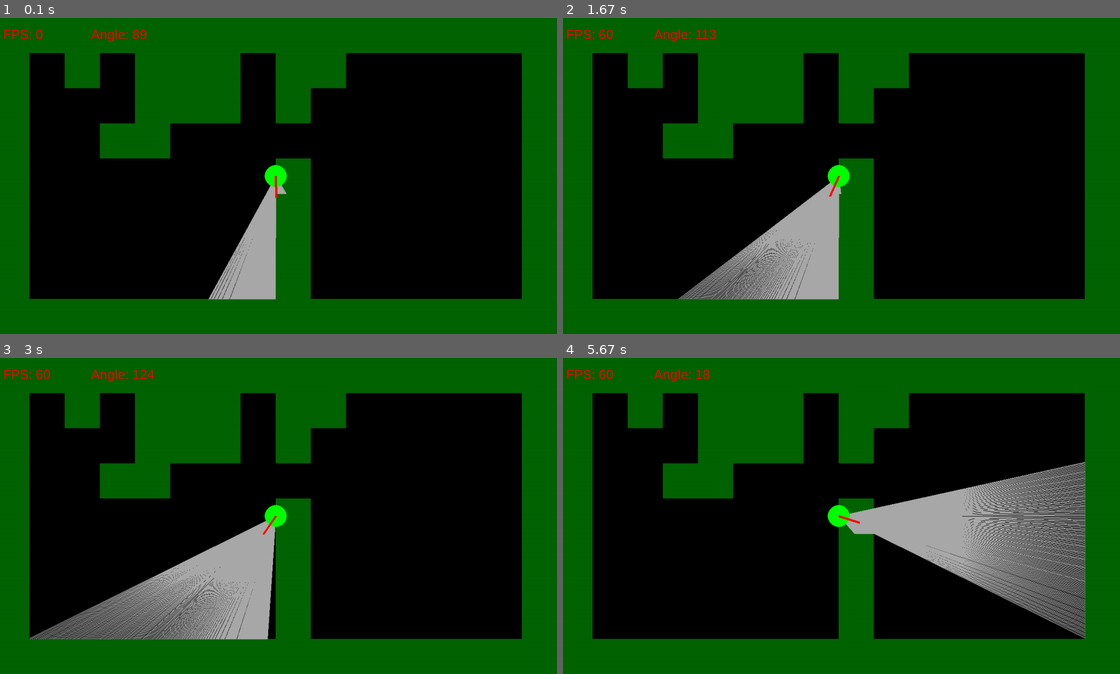
Above: before the commit, frames 1-4 (two rows, left to right).
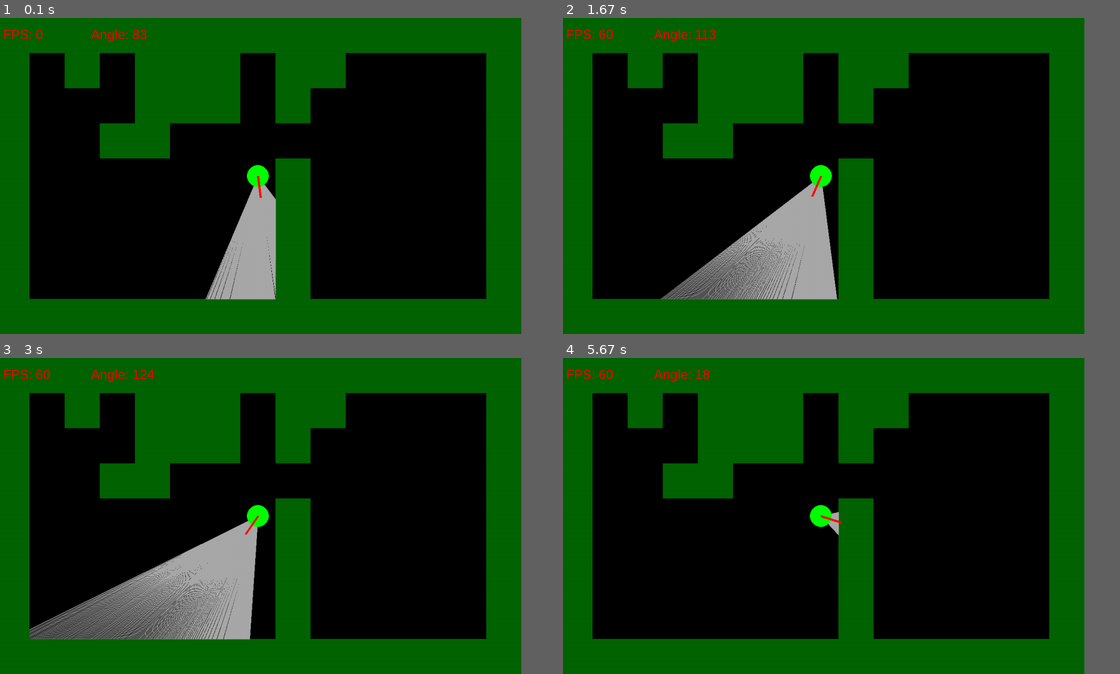
Above: after the commit, the same moments.

Repository: TecHeReTiC3141/pygameRaycasting
Game: pygame game, started from scripts/main.py
Same seed, same stepped clock (60 frames per second), same inputs: the game is played once before the commit and once after it.
Inputs (mouse positions are in pixels of both pictures, inside the frame that each line leads up to):
- Up to frame 1 (0.1 s): no input
- Up to frame 2 (1.67 s): hold Right 0.33-0.8 s; move the mouse to (802, 188) at 0.37 s; hold Right 0.83-1.3 s; move the mouse to (657, 248) at 0.87 s; hold Left from 1.33 s (still down); move the mouse to (858, 242) at 1.37 s
- Up to frame 3 (3 s): release Left at 1.87 s; hold Left 1.9-2.37 s; move the mouse to (89, 455) at 1.93 s; hold Right from 2.4 s (still down); move the mouse to (428, 408) at 2.43 s
- Up to frame 4 (5.67 s): release Right at 3.03 s; hold Left 3.07-3.53 s; move the mouse to (674, 566) at 3.1 s; hold Right 3.57-4.03 s; move the mouse to (730, 629) at 3.6 s; hold Right 4.07-4.53 s; move the mouse to (752, 465) at 4.1 s; hold Left 4.57-5.1 s; move the mouse to (691, 433) at 4.6 s; hold Left 5.13-5.6 s; move the mouse to (635, 626) at 5.17 s; hold Right from 5.63 s (still down)
In our replay, the window is 900x506 before the commit and 843x506 after it. These sizes can differ from the game's own. Grey fills any space a smaller window leaves; there, only what the larger window draws over its background counts as a difference.

The runs differ from the first frame. In frame 1, 6.5% of the frame differs, in the area x 16-94%, y 3-90%; in frame 2, 8.7%; in frame 3, 10%; in frame 4, 15%, in the area x 16-94%, y 3-89%.

Commit message:
Multiple textures for walls have been implemented.

Diff:
--- a/scripts/Drawing.py
+++ b/scripts/Drawing.py
@@ -1,5 +1,6 @@
 from GameObjects import *
 
+# TODO implement dynamic sky
 class Drawing:
 
     def __init__(self, surf: pygame.Surface):
--- a/scripts/GameObjects.py
+++ b/scripts/GameObjects.py
@@ -1,5 +1,4 @@
 from scripts.const import *
-
 
 class Player:
 
@@ -19,8 +18,6 @@
                                             self.cur_rect.centery // coef),
                          ((self.cur_rect.centerx + 50 * cos(self.angle)) // coef,
                          (self.cur_rect.centery + 50 * sin(self.angle)) // coef), width=5)
-
-
 
     def move(self):
         self.prev_rect = self.cur_rect.copy()
@@ -51,8 +48,14 @@
 
 class Wall:
 
-    def __init__(self, x, y, width=WALL_SIZE, height=WALL_SIZE):
+    wall_textures = {
+        '1': stone_wall1,
+        '2': stone_wall2
+    }
+
+    def __init__(self, x, y, text_ind, width=WALL_SIZE, height=WALL_SIZE):
         self.cur_rect = pygame.Rect(x, y, width, height)
+        self.texture = self.wall_textures[text_ind]
 
     def draw(self, display: pygame.Surface, coef=1):
 
@@ -85,8 +88,8 @@
         self.walls = []
         for i in range(len(map)):
             for j in range(len(map[0])):
-                if map[i][j] == '#':
-                    self.walls.append(Wall(j * WALL_SIZE, i * WALL_SIZE))
+                if map[i][j] != '.':
+                    self.walls.append(Wall(j * WALL_SIZE, i * WALL_SIZE, map[i][j]))
 
     def draw(self, display: pygame.Surface, coef=1):
         for wall in self.walls:
@@ -129,8 +132,7 @@
         return (x // WALL_SIZE) * WALL_SIZE, (y // WALL_SIZE) * WALL_SIZE
 
     def optim_raycasting(self, player: Player, display: pygame.Surface,
-                         game_mode: str, texture: pygame.Surface):
-        texture_scale = texture.get_width() // WALL_SIZE
+                         game_mode: str):
         x0, y0 = player.cur_rect.center
         xm, ym = self.mapping(*player.cur_rect.center)
         cur_ang = player.angle - FOV / 2
@@ -147,6 +149,7 @@
                 for wall in self.walls:
                     if wall.cur_rect.collidepoint(horx, hory + dy):
                         stop = True
+                        wall_h_texture = wall.texture
                         break
                 if stop:
                     break
@@ -162,21 +165,22 @@
                 for wall in self.walls:
                     if wall.cur_rect.collidepoint(vertx + dx, verty):
                         stop = True
+                        wall_v_texture = wall.texture
                         break
                 if stop:
                     break
                 vertx += WALL_SIZE * dx
 
-            mi_depth, offset = (depth_v, int(verty))\
-                if depth_v < depth_h else (depth_h, int(horx))
+            mi_depth, offset, texture = (depth_v, int(verty), wall_v_texture)\
+                if depth_v < depth_h else (depth_h, int(horx), wall_h_texture)
             offset %= WALL_SIZE
 
             if mi_depth < MAX_DEPTH and game_mode == '3d':
                 mi_depth *= cos(player.angle - cur_ang)
                 obst_height = PROJ_COEFF / mi_depth
-                color = 255 / (1 + .00003 * mi_depth ** 2)
-                wall_slice = texture.subsurface(offset * texture_scale, 0,
-                                                texture_scale,texture.get_height())
+
+                wall_slice = texture.subsurface(offset * TEXTURE_SCALE, 0,
+                                                TEXTURE_SCALE,texture.get_height())
                 wall_slice = pygame.transform.scale(wall_slice, (SCALE, obst_height))
                 display.blit(wall_slice, (ray * SCALE, DISP_HEIGHT // 2 - obst_height // 2))
 
--- a/scripts/const.py
+++ b/scripts/const.py
@@ -4,13 +4,13 @@
 
 pygame.init()
 
-DISP_WIDTH, DISP_HEIGHT = 1280, 720
+DISP_WIDTH, DISP_HEIGHT = 1200, 720
 WALL_HEIGHT = DISP_HEIGHT // 3
 WALL_SIZE = 80
 
 FOV = pi / 3
-NUM_RAYS = 320
-MAX_DEPTH = 800
+NUM_RAYS = 300
+MAX_DEPTH = 1000
 SCALE = DISP_WIDTH // NUM_RAYS
 SCREEN_DIST = NUM_RAYS / (2 * tan(FOV / 2))
 PROJ_COEFF = SCREEN_DIST * WALL_HEIGHT
@@ -18,19 +18,19 @@
 font = pygame.font.SysFont('Arial', 30)
 
 map = [
-    '################',
-    '#.#.###.##.....#',
-    '#...###.#......#',
-    '#..##..........#',
-    '#.......#......#',
-    '#.......#......#',
-    '#.......#......#',
-    '#.......#......#',
-    '################'
+    '111111111122221',
+    '1.1.111.12....1',
+    '1...111.2.....1',
+    '1..11.........1',
+    '1.......2.....1',
+    '1.......2.....1',
+    '1.......2.....1',
+    '1.......2.....1',
+    '111111111111111'
 ]
 
-#main_dir = Path('../../pygameRaycasting')
-
+TEXTURE_SIZE = (1200, 1200)
+TEXTURE_SCALE = TEXTURE_SIZE[0] // WALL_SIZE
 # sprites
-stone_wall1 = pygame.image.load('../sprites/stone_wall.jpg')
-stone_wall2 = pygame.image.load('../sprites/stone_wall2.jpg')
+stone_wall1 = pygame.transform.scale(pygame.image.load('../sprites/stone_wall.jpg'), TEXTURE_SIZE)
+stone_wall2 = pygame.transform.scale(pygame.image.load('../sprites/stone_wall2.jpg'), TEXTURE_SIZE)
--- a/scripts/main.py
+++ b/scripts/main.py
@@ -8,7 +8,7 @@
 player = Player(DISP_WIDTH // 2, DISP_HEIGHT // 2)
 room = Room(map)
 game_mode = '2d'
-mini_map = pygame.Surface((DISP_WIDTH // 3, DISP_HEIGHT // 3))
+mini_map = pygame.Surface((DISP_WIDTH // 4, DISP_HEIGHT // 4))
 mini_map.set_alpha(200)
 tick = 0
 
@@ -28,16 +28,16 @@
 
     if game_mode == '2d':
         room.draw(display)
-        room.optim_raycasting(player, display, game_mode, stone_wall2)
+        room.optim_raycasting(player, display, game_mode)
         player.draw(display)
     else:
         draw.background()
         mini_map.fill('black')
-        room.draw(mini_map, 3)
-        room.optim_raycasting(player, display, game_mode, stone_wall2)
+        room.draw(mini_map, 4)
+        room.optim_raycasting(player, display, game_mode)
 
-        player.draw(mini_map, 3)
-        display.blit(mini_map, (0, DISP_HEIGHT * 2 // 3))
+        player.draw(mini_map, 4)
+        display.blit(mini_map, (0, DISP_HEIGHT * 3 // 4))
 
     display.blit(font.render(f'FPS: {round(clock.get_fps())}',
                              True, 'red'), (20, 20))
